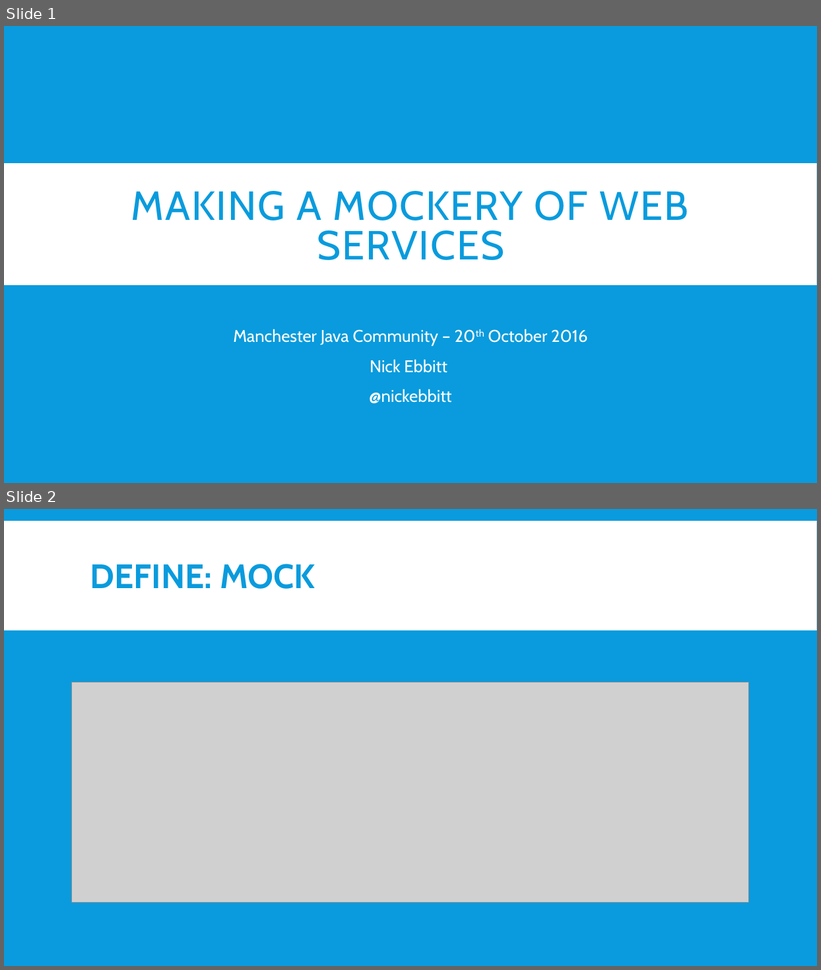
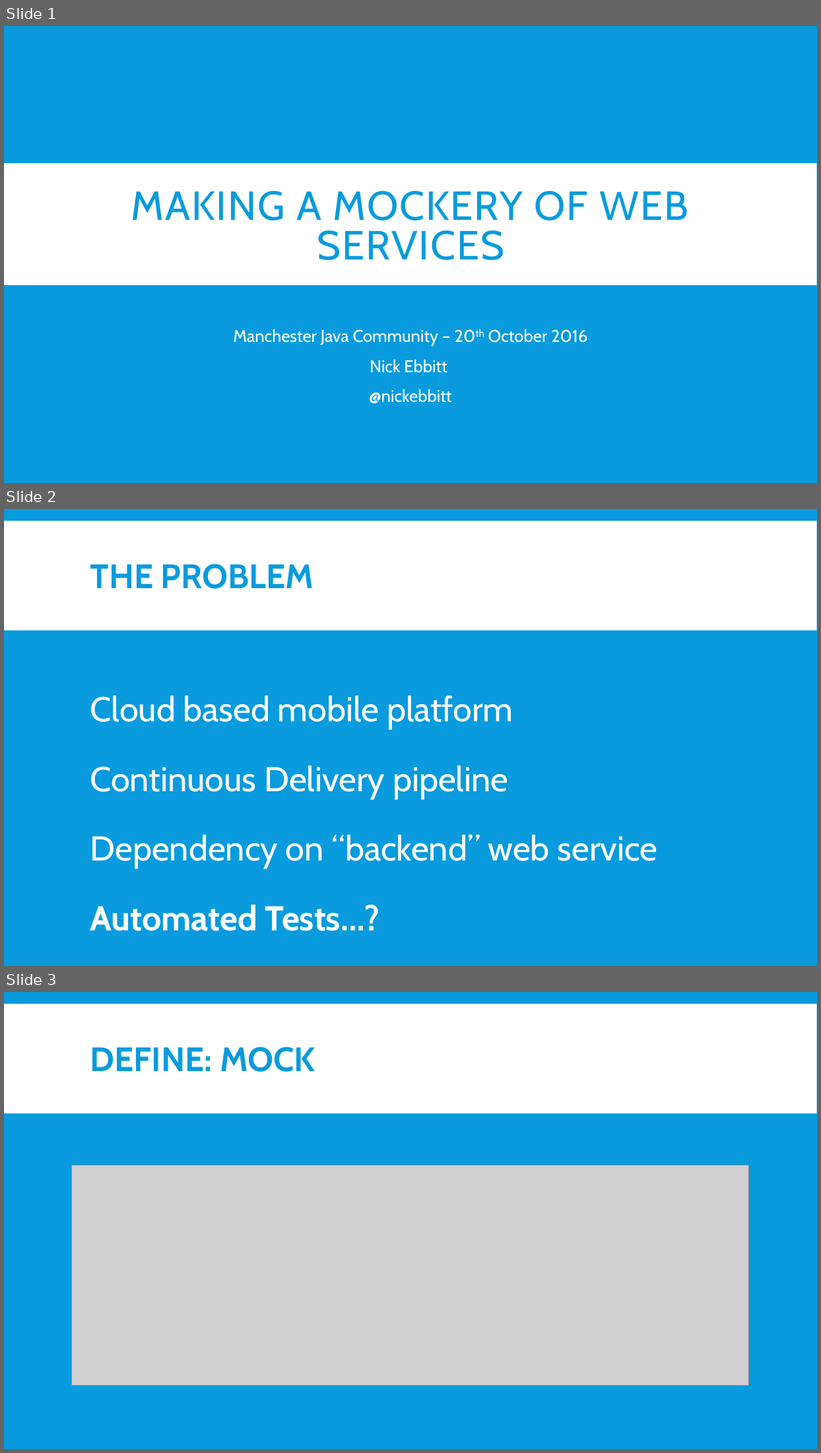
Before and after one commit to nickebbitt/wiremock-examples, a slide deck: wiremock-slides.pptx. Shown one above the other, each under a label of ours: slides 1 and 2 before the commit, slides 1, 2 and 3 after it. The pictures are 821x970 and 821x1453 pixels, drawn with LibreOffice and Linux fonts; fonts in the diff are those of the drawing; grey boxes stand for pictures. Boxes give left, top, right and bottom in pixels: in the first picture for what was removed or moved away, otherwise in the second. Text is boxed around its words. In the diff, an @@ line names an element or a change of style, - is before the commit and + after.

```diff
--- a/wiremock-slides.pptx
+++ b/wiremock-slides.pptx
@@ slide 2 added at (4,509,817,966), background #099BDD; not listed: 1 template element that a slide beside it also shows @@
@@ title added at (90,564,314,589), 40 pt, text #099BDD, bold @@
+THE PROBLEM
@@ text added at (90,695,658,931), 40.7 pt, text #FFFFFF @@
+Cloud based mobile platform
+Continuous Delivery pipeline
+Dependency on “backend” web service
+Automated Tests…?
@@ what was slide 2 is now slide 3 @@
```
Also in this commit, not shown: 7 slides changed, 1 other slide added.
